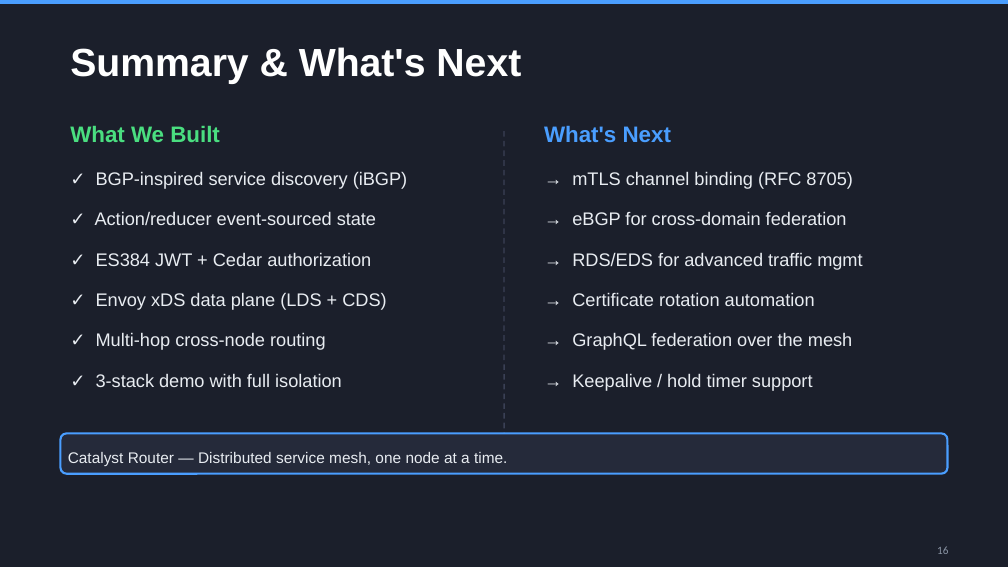
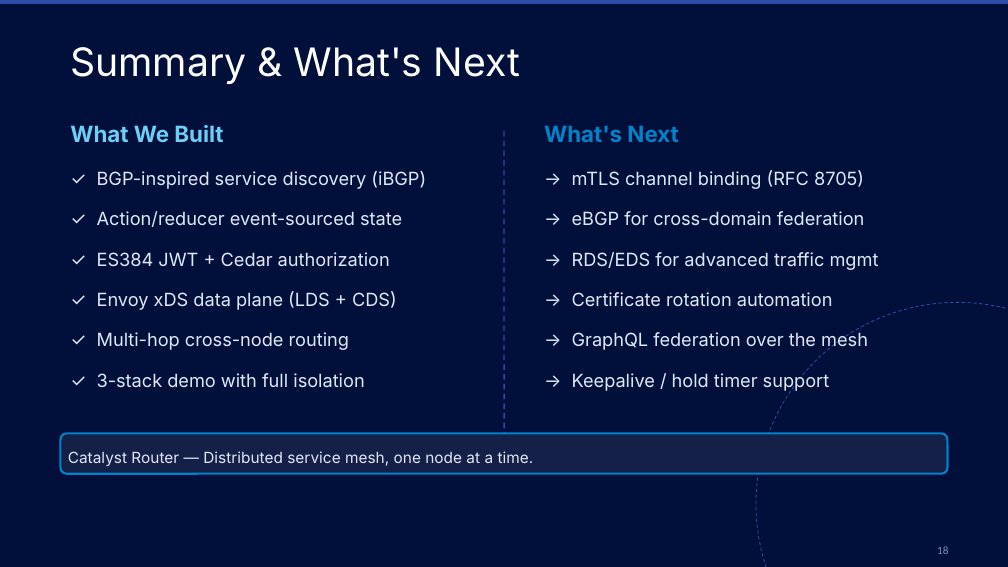
Before and after one commit to orbisoperations/catalyst-router, a slide deck: slide 18 of docker-compose/catalyst-router-deck.pptx (slide 16 before the commit). Drawn at 1008x567 pixels with LibreOffice and Linux fonts; fonts in the diff are those of the drawing. Boxes give left, top, right and bottom in pixels: in the first picture for what was removed or moved away, otherwise in the second. Text is boxed around its words. In the diff, an @@ line names an element or a change of style, - is before the commit and + after.

```diff
--- a/docker-compose/catalyst-router-deck.pptx
+++ b/docker-compose/catalyst-router-deck.pptx
@@ background #1B1F2B to #01103B @@
@@ rectangle at (0,0,1008,4): fill #4A9EFF to #2D4BA9 @@
@@ text "Summary & What's Next" at (70,47,520,84): font Arial to Inter, bold off @@
@@ text "What We Built" at (70,125,223,142): font Arial to Inter, text colour #4ADE80 to #6DCFF6 @@
@@ text "What's Next" at (544,126,678,142): font Arial to Inter, text colour #4A9EFF to #0183CA @@
@@ line (504, 131) - (504, 464): stroke #3A4055 1 pt dashed to #2D4BA9 1 pt dashed @@
@@ ellipse added at (756,302,1008,567), outline #2D4BA9 0.6 pt dashed @@
@@ font Arial to Inter, text colour #E8ECF1 to #E0E8F5 in 12 elements at (97,171,426,189), (97,211,402,227), (97,252,390,267), (97,291,397,310), (97,332,349,350), (97,373,364,388), (572,170,864,189), (572,211,864,226), (572,252,879,270), (572,292,833,307), (572,331,868,350), (572,372,830,392) @@
@@ rounded rectangle "Catalyst Router — Distributed service ..." at (60,433,948,474): font Arial to Inter, text colour #E8ECF1 to #E0E8F5; fill #252A3A to #152048; outline #4A9EFF 1.5 pt to #0183CA 1.5 pt @@
@@ page number at (937,546,948,554): text changed; text colour #8B95A5 to #7B8FB8 @@
-16
+18
```
Also in this commit, not shown: 15 other slides changed, 2 slides added, 1 other file.
